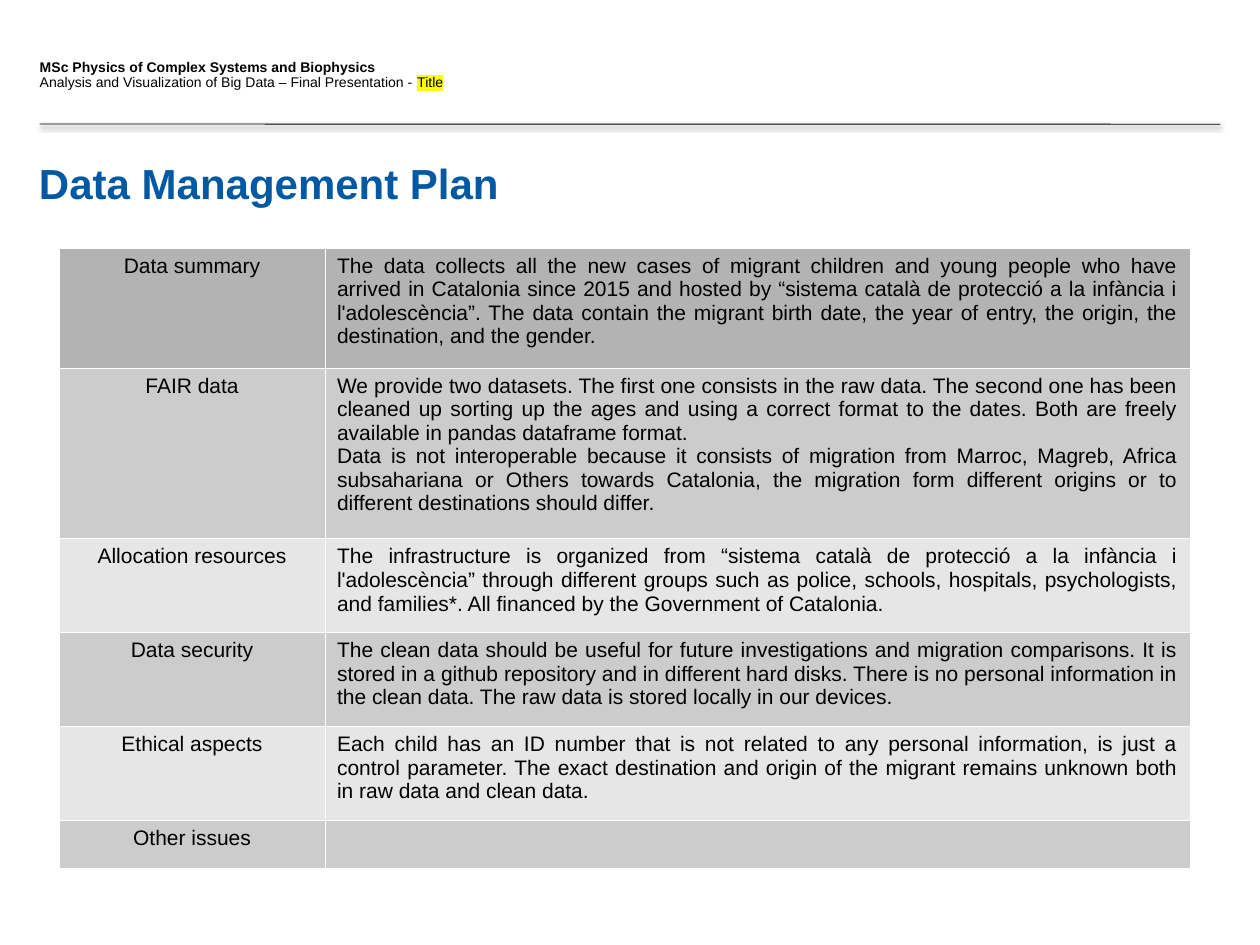
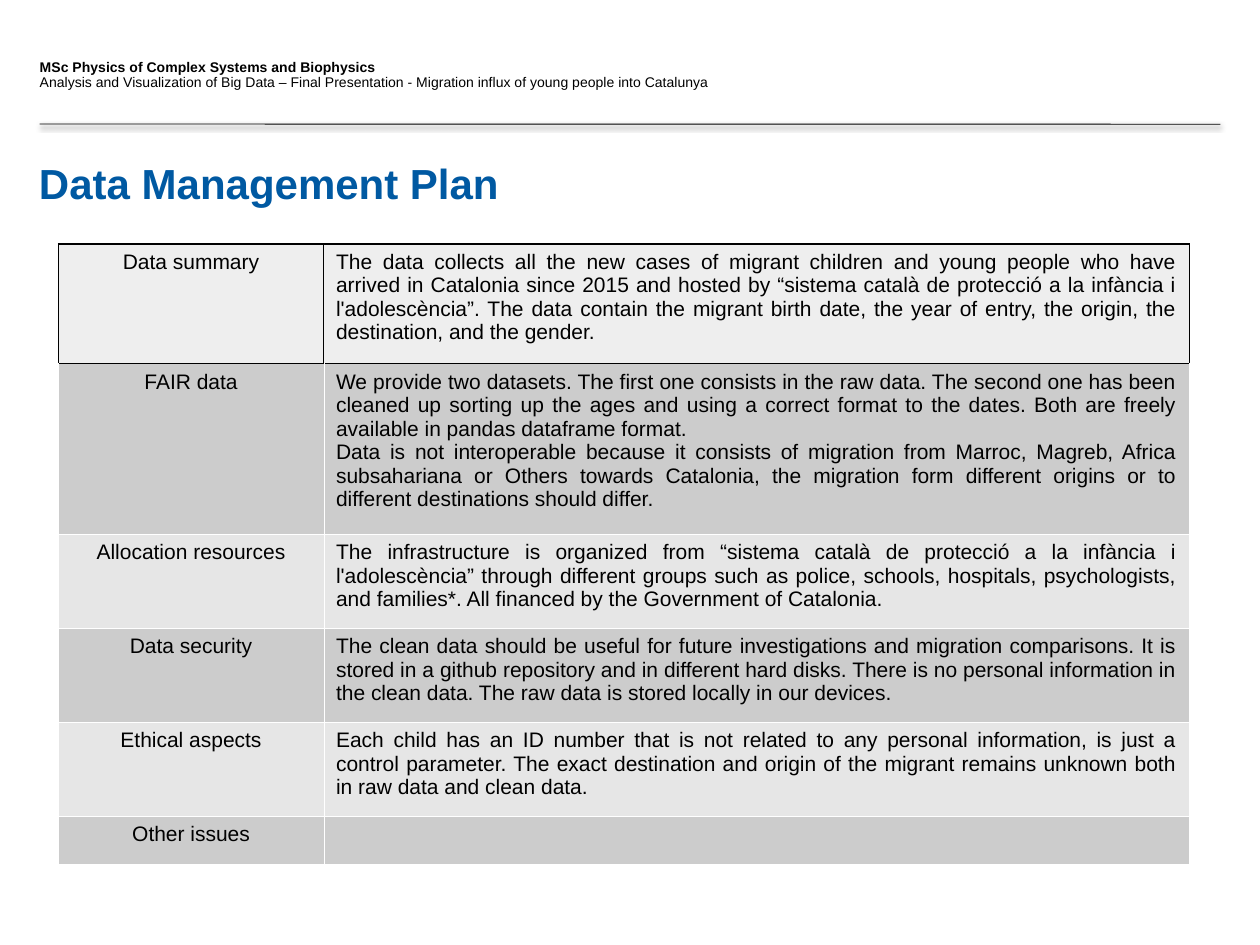
Before and after one commit to sowor14/Final_Dashboard, a slide deck: slide 3 of FinalPresentation_Template_authors.pptx (slide 4 before the commit). Drawn at 1260x945 pixels with LibreOffice and Linux fonts; fonts in the diff are those of the drawing; background and template pictures are left out. Boxes give left, top, right and bottom in pixels: in the first picture for what was removed or moved away, otherwise in the second. Text is boxed around its words. In the diff, an @@ line names an element or a change of style, - is before the commit and + after.

```diff
--- a/FinalPresentation_Template_authors.pptx
+++ b/FinalPresentation_Template_authors.pptx
@@ text at [40,77,708,90]: text changed @@
-Analysis and Visualization of Big Data – Final Presentation - Title
+Analysis and Visualization of Big Data – Final Presentation - Migration influx of young people into Catalunya
@@ table at [58,244,1188,859] @@
@@ fill #B3B3B3 to #EEEEEE in row 1 @@
@@ borders changed @@
@@ table: place and size @@
-table at [59,248,1189,863]
+table at [58,244,1188,859]
```
Also in this commit, not shown: 11 other slides changed, 1 slide added, 1 slide removed, 1 other file.
